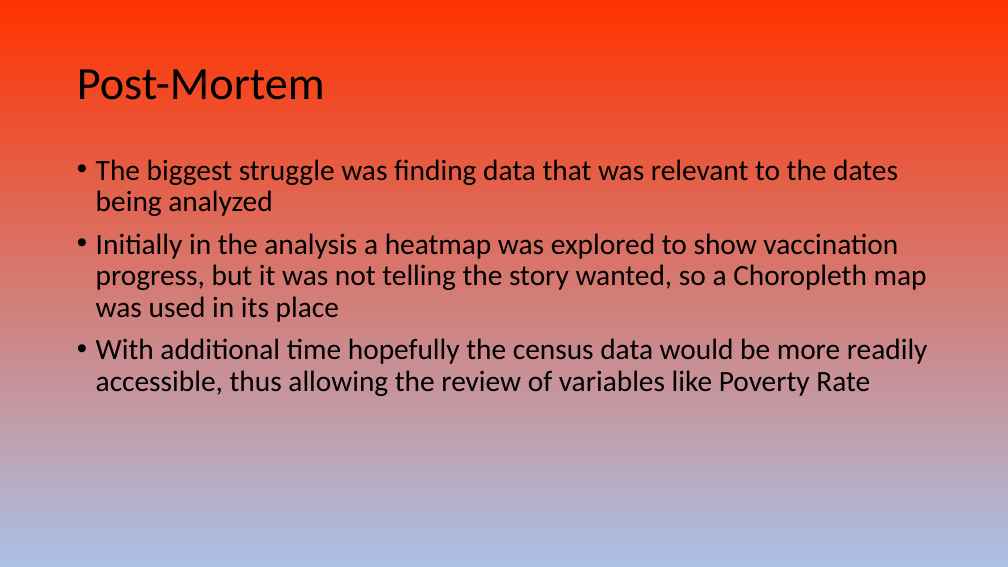
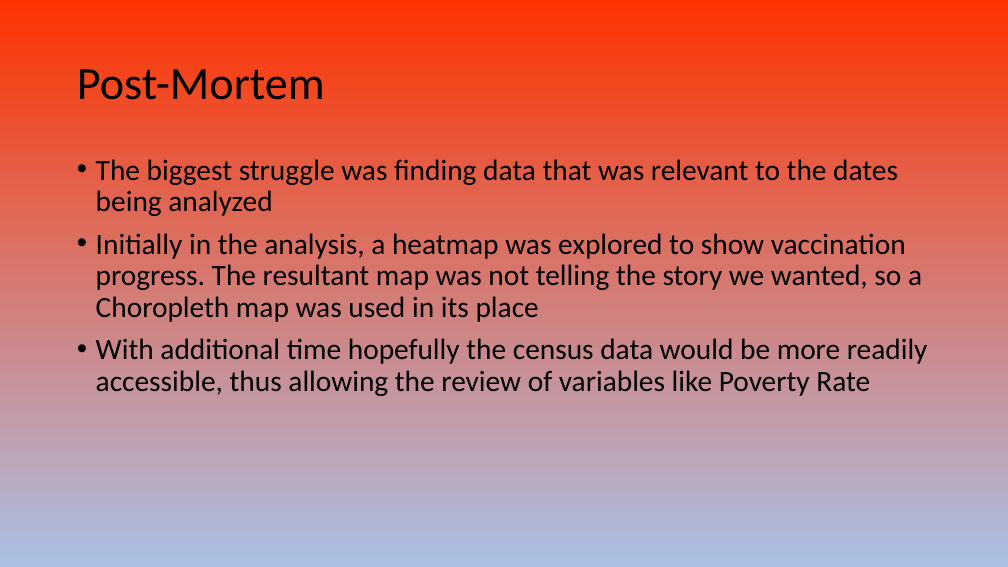
Before and after one commit to AJB-hub/Covid19_Vaccination_Progress, a slide deck: slide 15 of Covid 19 Presentation.pptx. Drawn at 1008x567 pixels with LibreOffice and Linux fonts; fonts in the diff are those of the drawing. Boxes give left, top, right and bottom in pixels: in the first picture for what was removed or moved away, otherwise in the second. Text is boxed around its words. In the diff, an @@ line names an element or a change of style, - is before the commit and + after.

```diff
--- a/Covid 19 Presentation.pptx
+++ b/Covid 19 Presentation.pptx
@@ text at bbox=[96, 233, 922, 322]: text changed @@
-• Initially in the analysis a heatmap was explored to show vaccination progress, but it was not telling the story wanted, so a Choropleth map was used in its place
+• Initially in the analysis, a heatmap was explored to show vaccination progress. The resultant map was not telling the story we wanted, so a Choropleth map was used in its place
```
Also in this commit, not shown: 2 other slides changed, 2 other files.
